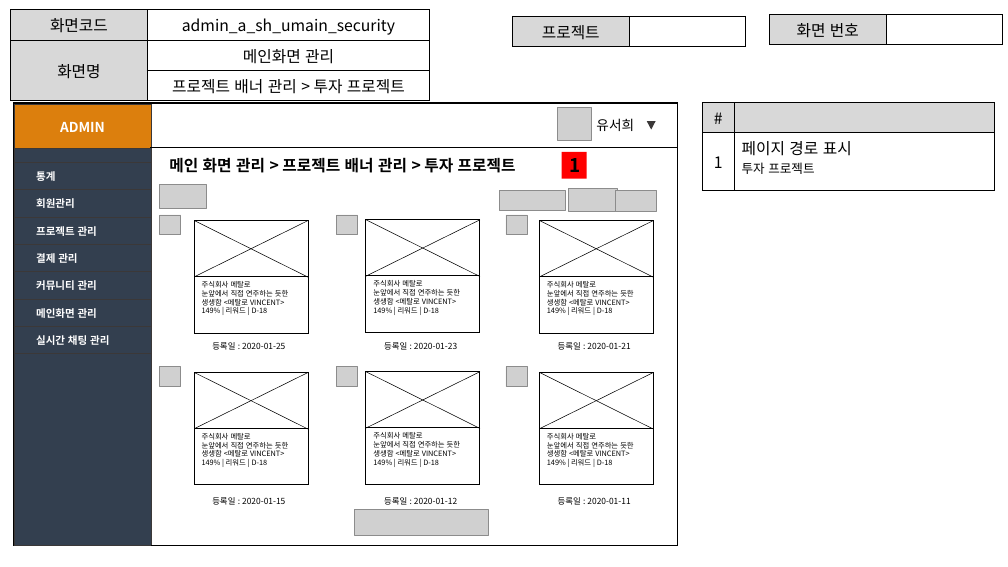
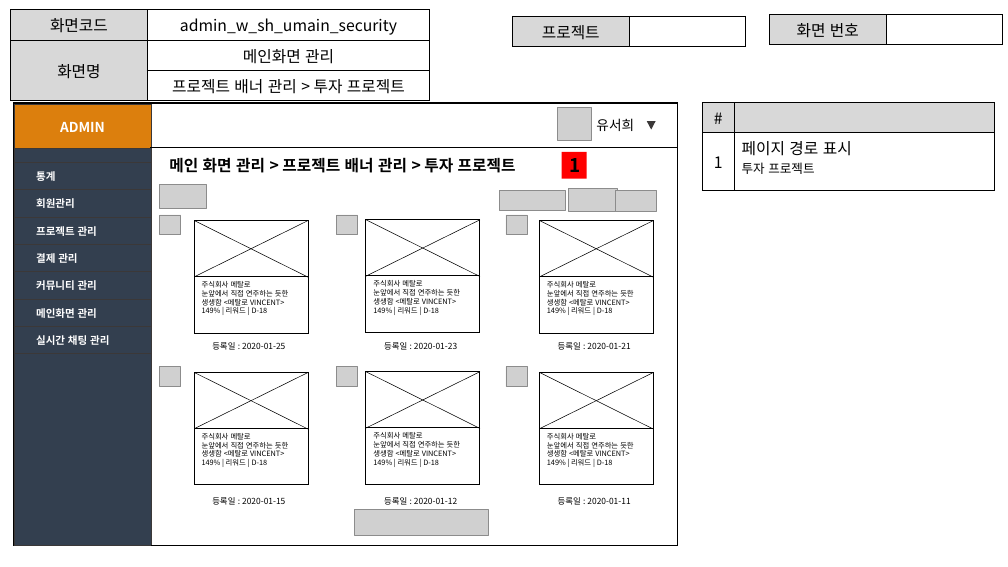
Before and after one commit to ezenteam2/EzenCrowdFunding, a slide deck: slide 14 of project03 화면설계서/project03 - 화면 설계서 - 서희.pptx. Drawn at 1008x567 pixels with LibreOffice and Linux fonts; fonts in the diff are those of the drawing; grey boxes stand for pictures. Boxes give left, top, right and bottom in pixels: in the first picture for what was removed or moved away, otherwise in the second. Text is boxed around its words. In the diff, an @@ line names an element or a change of style, - is before the commit and + after.

```diff
--- a/project03 화면설계서/project03 - 화면 설계서 - 서희.pptx
+++ b/project03 화면설계서/project03 - 화면 설계서 - 서희.pptx
@@ table at [11, 10, 430, 98] @@
-row 1, column 2: admin_a_sh_umain_security
+row 1, column 2: admin_w_sh_umain_security
```
Also in this commit, not shown: 11 other slides changed, 2 other files.
